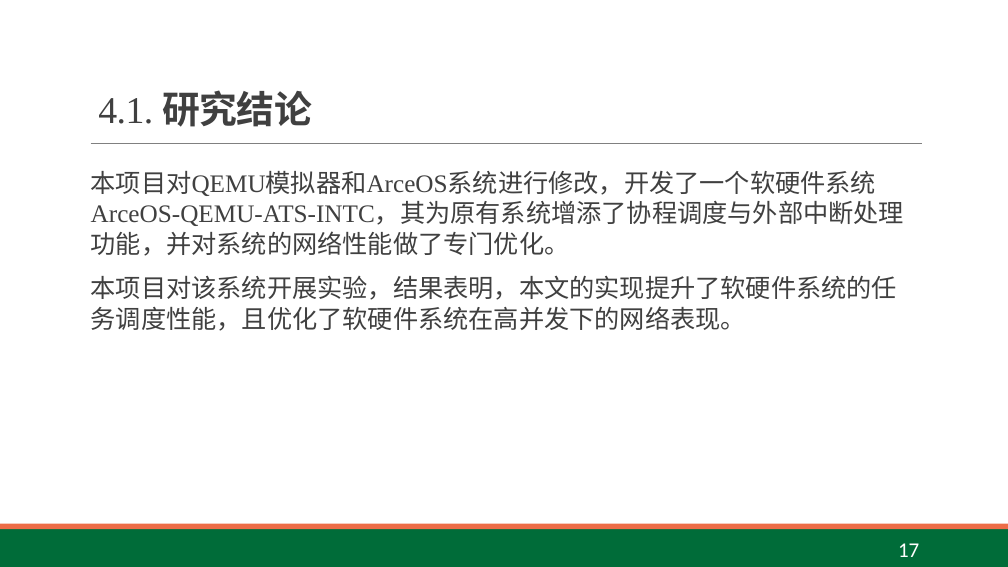
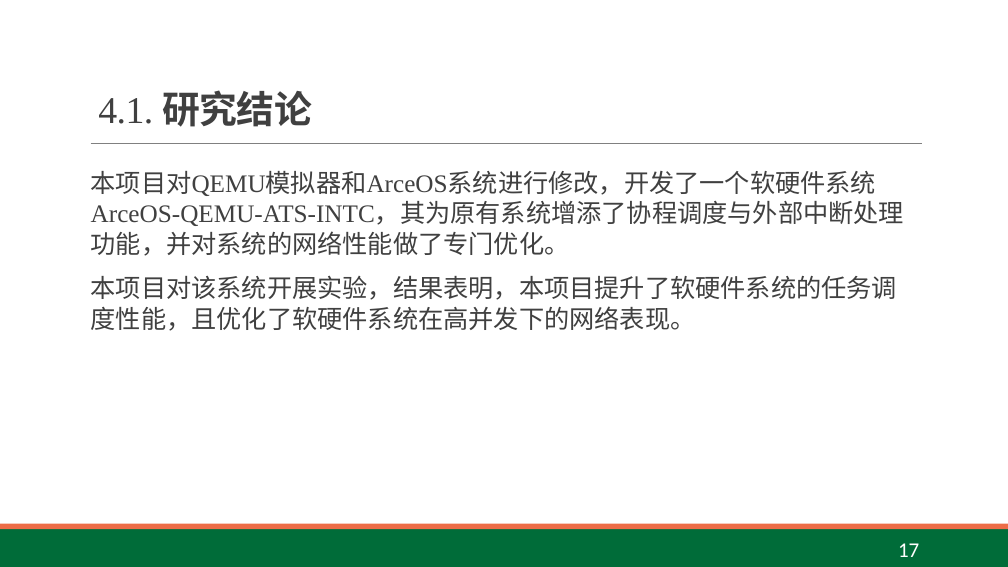
Before and after one commit to rosy233333/weekly-progress, a slide deck: slide 17 of 24.5.22~24.5.28/毕业答辩PPT.pptx. Drawn at 1008x567 pixels with LibreOffice and Linux fonts; fonts in the diff are those of the drawing. Boxes give left, top, right and bottom in pixels: in the first picture for what was removed or moved away, otherwise in the second. Text is boxed around its words. In the diff, an @@ line names an element or a change of style, - is before the commit and + after.

```diff
--- a/24.5.22~24.5.28/毕业答辩PPT.pptx
+++ b/24.5.22~24.5.28/毕业答辩PPT.pptx
@@ text at (91, 276, 897, 331): text changed @@
-本项目对该系统开展实验，结果表明，本文的实现提升了软硬件系统的任务调度性能，且优化了软硬件系统在高并发下的网络表现。
+本项目对该系统开展实验，结果表明，本项目提升了软硬件系统的任务调度性能，且优化了软硬件系统在高并发下的网络表现。
```
Also in this commit, not shown: 3 other slides changed, 3 other files.
